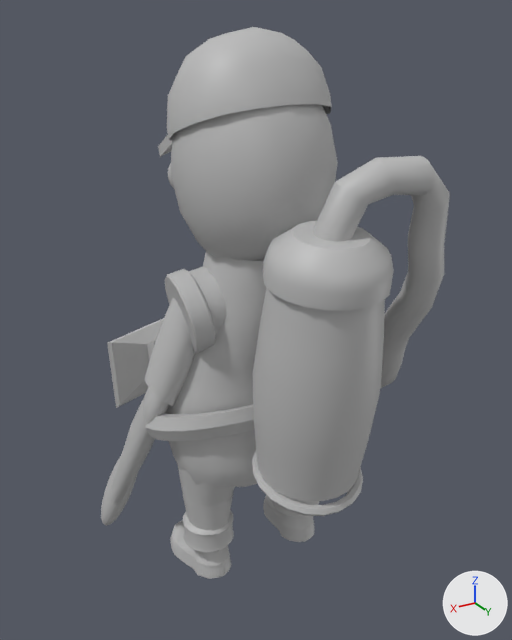
Renders of the FBX model Vacuum Cleaner/Assets/Models/cleaner man idle.fbx from each side of a commit.
Camera for both pictures: a camera (50 mm lens) standing at (0.0317, 0.0536, 0.0603) and looking at (-0.0035, -0.0051, 0.0309). The lights are fixed; the arrows at lower right show +X, +Y and +Z. Where no turn or scale is listed for an object, it has been applied to the vertices.

In view in the first picture: 'body', 'fore_arm', 'hat', 'head', 'knee', 'shoe.001', 'shoulder', 'under_arm', 'vaccum_belt', 'vaccum_head', 'vaccum_tank', 'vaccum_tube', 'vacuum_top'.
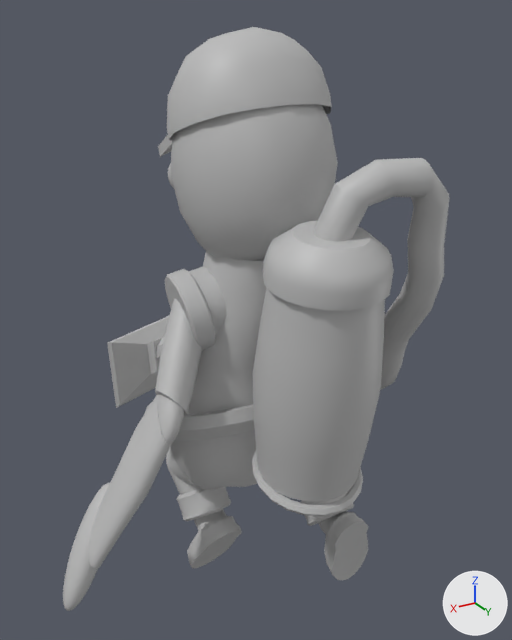
Location of each change, [x1, y1, x2, y2] in pixels of the pictures (512 x 640 px):
'fore_arm', turned: before [111, 394, 155, 504]; after [89, 395, 171, 569]
'under_arm', turned: before [144, 298, 195, 406]; after [155, 299, 202, 415]
'shoe.001', turned: before [263, 495, 314, 542]; after [320, 511, 368, 581]
'shin', turned, rescaled: before [183, 494, 234, 552]; after [168, 469, 231, 521]
'shoe', turned, rescaled: before [170, 521, 231, 579]; after [187, 509, 242, 568]
'hand', turned: before [101, 456, 138, 526]; after [63, 483, 110, 611]
'albue', turned: before [144, 386, 169, 424]; after [158, 395, 184, 445]
'thigh', turned, rescaled: before [177, 464, 235, 506]; after [168, 448, 207, 490]
'shin.001', turned: before [272, 495, 319, 516]; after [300, 492, 354, 526]
'knee', turned, rescaled: before [183, 493, 233, 510]; after [166, 447, 171, 471]
'hip1', turned, rescaled (not visible before): after [184, 472, 225, 490]

Patch to the scene script:
```diff
--- a/Vacuum Cleaner/Assets/Models/cleaner man idle.fbx.py
+++ b/Vacuum Cleaner/Assets/Models/cleaner man idle.fbx.py
@@ ob_hip1 @@
 ob_hip1.location = (0.458, 2.012, 0.0)
-ob_hip1.rotation_euler = (-3.142, 0.0, 0.0)  # degrees (-180, 0, 0)
-ob_hip1.scale = (-1.0, -1.0, -1.0)
+ob_hip1.rotation_euler = (-0.964, 0.0382, -0.00716)  # degrees (-55, 2.2, -0.4)
+ob_hip1.scale = (-1.0, 1.0, 1.0)
@@ ob_knee @@
 ob_knee.location = (-0.0652, -0.431, 0.0)
+ob_knee.rotation_euler = (1.606, 0.0, 0.0)  # degrees (92, 0, 0)
@@ ob_under_arm @@
 ob_under_arm.location = (-0.0301, -1.211, -0.0274)
-ob_under_arm.rotation_euler = (-0.0567, 2.779, 0.745)  # degrees (-3.2, 159, 43)
+ob_under_arm.rotation_euler = (0.445, -2.972, 0.564)  # degrees (25, -170, 32)
 ob_under_arm.scale = (0.625, 1.71, 0.575)
@@ ob_ankle_001 @@
 ob_ankle_001.location = (-0.00216, -0.152, 0.0009)
+ob_ankle_001.rotation_euler = (0.59, 0.0, 0.0)  # degrees (34, 0, 0)
@@ ob_ankle @@
 ob_ankle.location = (-0.00216, -0.152, 0.0009)
+ob_ankle.rotation_euler = (0.361, 0.0, 0.0)  # degrees (21, 0, 0)
@@ ob_hip @@
 ob_hip.location = (-0.492, 2.012, 0.0)
+ob_hip.rotation_euler = (0.607, 0.0, 0.0)  # degrees (35, 0, 0)
@@ ob_knee_001 @@
 ob_knee_001.location = (-0.0652, -0.431, 0.0)
+ob_knee_001.rotation_euler = (0.208, 0.0, 0.0)  # degrees (12, 0, 0)
```
